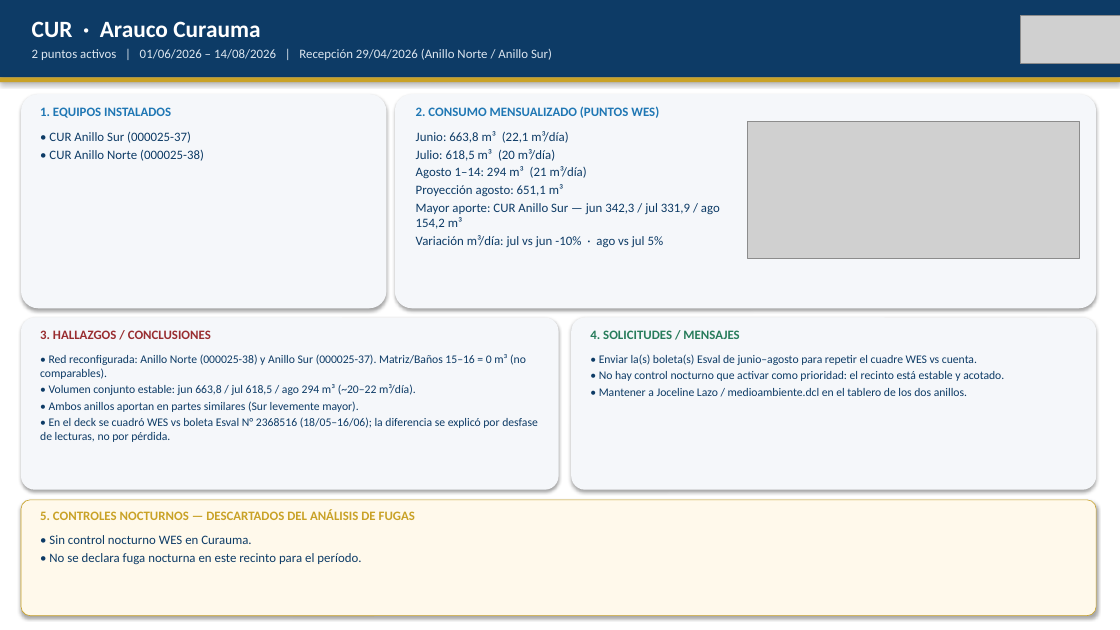
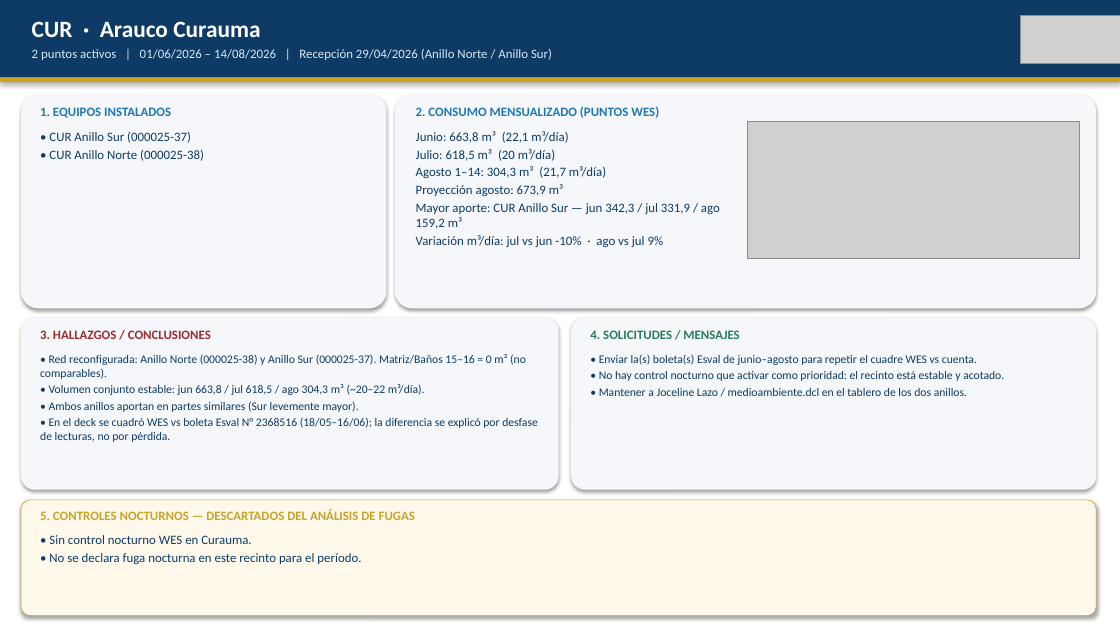
Before and after one commit to anibaloperacionesWes/wes-scripts, a slide deck: slide 8 of reports/Parque_Arauco/TMP_7MALLS/entrega_diego_anibal/Fichas_ejecutivas_Parque_Arauco_20260814.pptx. Drawn at 1120x630 pixels with LibreOffice and Linux fonts; fonts in the diff are those of the drawing; grey boxes stand for pictures. Boxes give left, top, right and bottom in pixels: in the first picture for what was removed or moved away, otherwise in the second. Text is boxed around its words. In the diff, an @@ line names an element or a change of style, - is before the commit and + after.

```diff
--- a/reports/Parque_Arauco/TMP_7MALLS/entrega_diego_anibal/Fichas_ejecutivas_Parque_Arauco_20260814.pptx
+++ b/reports/Parque_Arauco/TMP_7MALLS/entrega_diego_anibal/Fichas_ejecutivas_Parque_Arauco_20260814.pptx
@@ text at [416,166,720,247]: text changed @@
-Agosto 1–14: 294 m³ (21 m³/día)
-Proyección agosto: 651,1 m³
-Mayor aporte: CUR Anillo Sur — jun 342,3 / jul 331,9 / ago 154,2 m³
-Variación m³/día: jul vs jun -10% · ago vs jul 5%
+Agosto 1–14: 304,3 m³ (21,7 m³/día)
+Proyección agosto: 673,9 m³
+Mayor aporte: CUR Anillo Sur — jun 342,3 / jul 331,9 / ago 159,2 m³
+Variación m³/día: jul vs jun -10% · ago vs jul 9%
@@ text at [49,384,425,395]: text changed @@
-• Volumen conjunto estable: jun 663,8 / jul 618,5 / ago 294 m³ (~20–22 m³/día).
+• Volumen conjunto estable: jun 663,8 / jul 618,5 / ago 304,3 m³ (~20–22 m³/día).
```
Also in this commit, not shown: 8 other slides changed, 4 other files.
